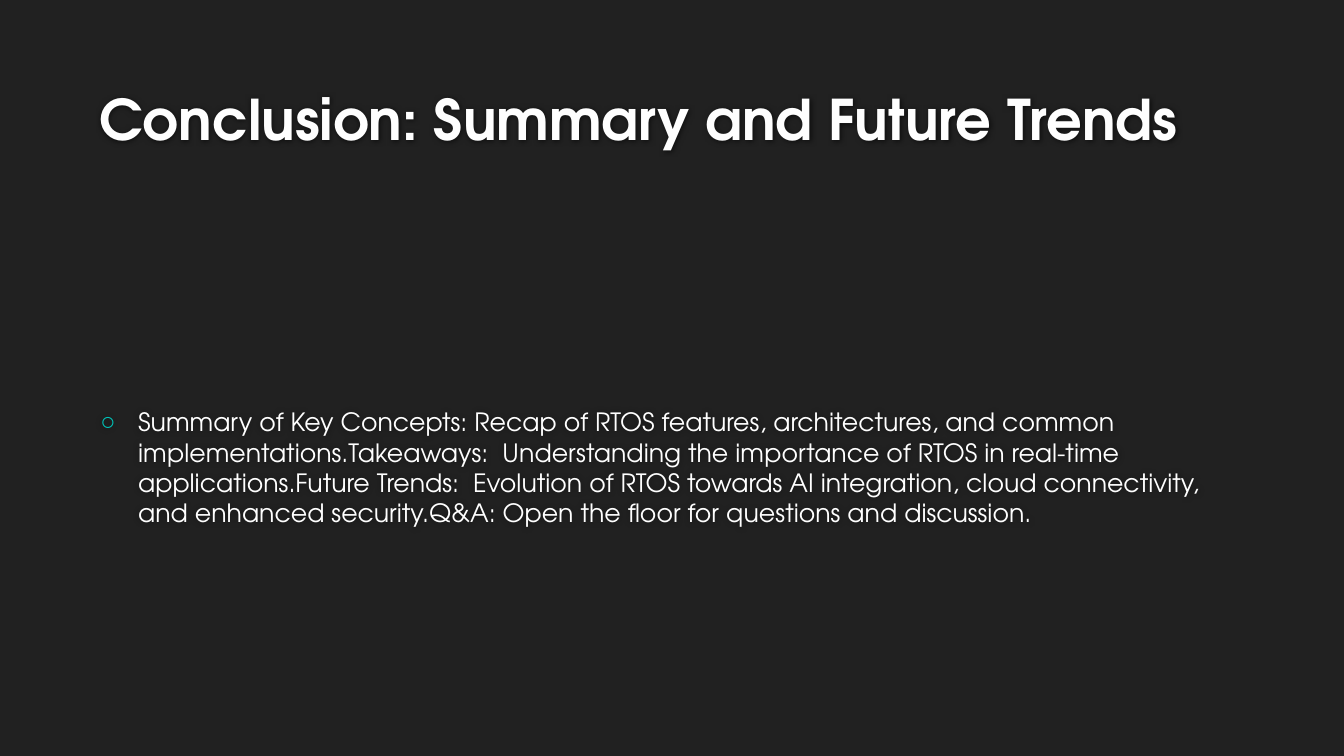
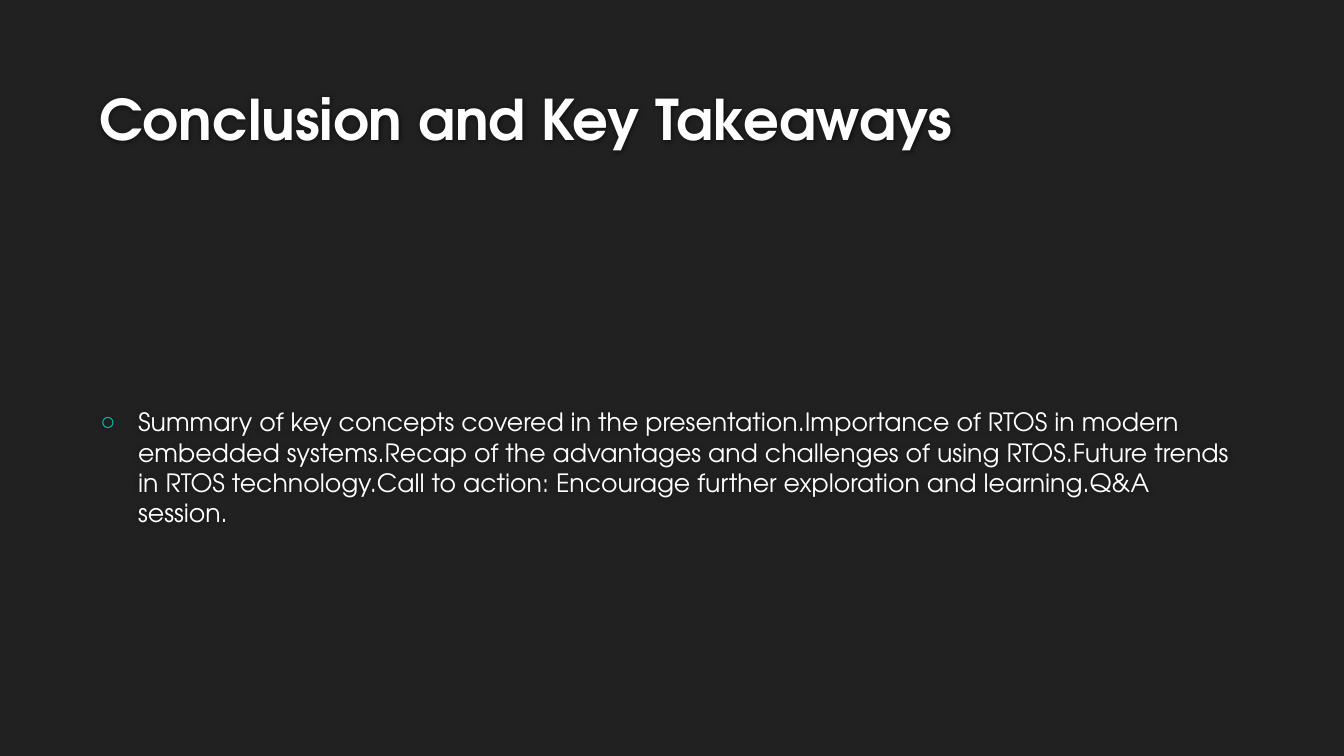
Before and after one commit to AdityaB-11/Pdf_to_presentation_GenAI, a slide deck: slide 11 of output/topic_rtos.pptx (slide 10 before the commit). Drawn at 1344x756 pixels with LibreOffice and Linux fonts; fonts in the diff are those of the drawing; background and template pictures are left out. Boxes give left, top, right and bottom in pixels: in the first picture for what was removed or moved away, otherwise in the second. Text is boxed around its words. In the diff, an @@ line names an element or a change of style, - is before the commit and + after.

```diff
--- a/output/topic_rtos.pptx
+++ b/output/topic_rtos.pptx
@@ title at [99,97,952,151]: text changed @@
-Conclusion: Summary and Future Trends
+Conclusion and Key Takeaways
@@ text at [138,412,1228,523]: text changed @@
-○ Summary of Key Concepts: Recap of RTOS features, architectures, and common implementations.Takeaways: Understanding the importance of RTOS in real-time applications.Future Trends: Evolution of RTOS towards AI integration, cloud connectivity, and enhanced security.Q&A: Open the floor for questions and discussion.
+○ Summary of key concepts covered in the presentation.Importance of RTOS in modern embedded systems.Recap of the advantages and challenges of using RTOS.Future trends in RTOS technology.Call to action: Encourage further exploration and learning.Q&A session.
```
Also in this commit, not shown: 6 other slides changed, 3 slides added, 2 slides removed, 5 other files.
